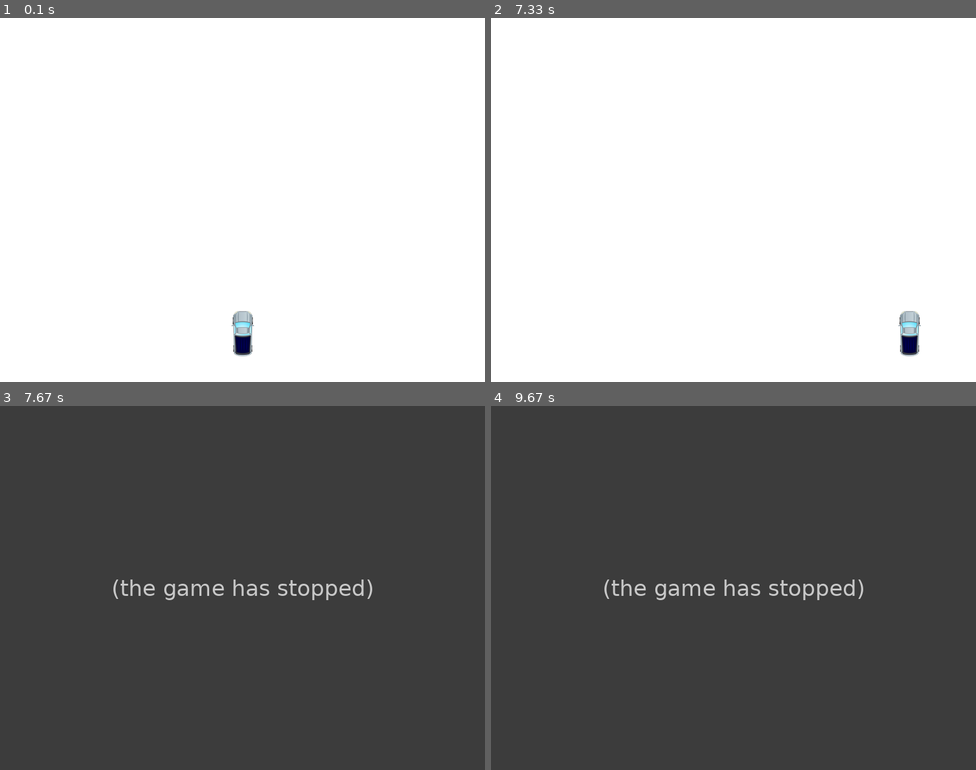
Above: before the commit, frames 1-4 (two rows, left to right).
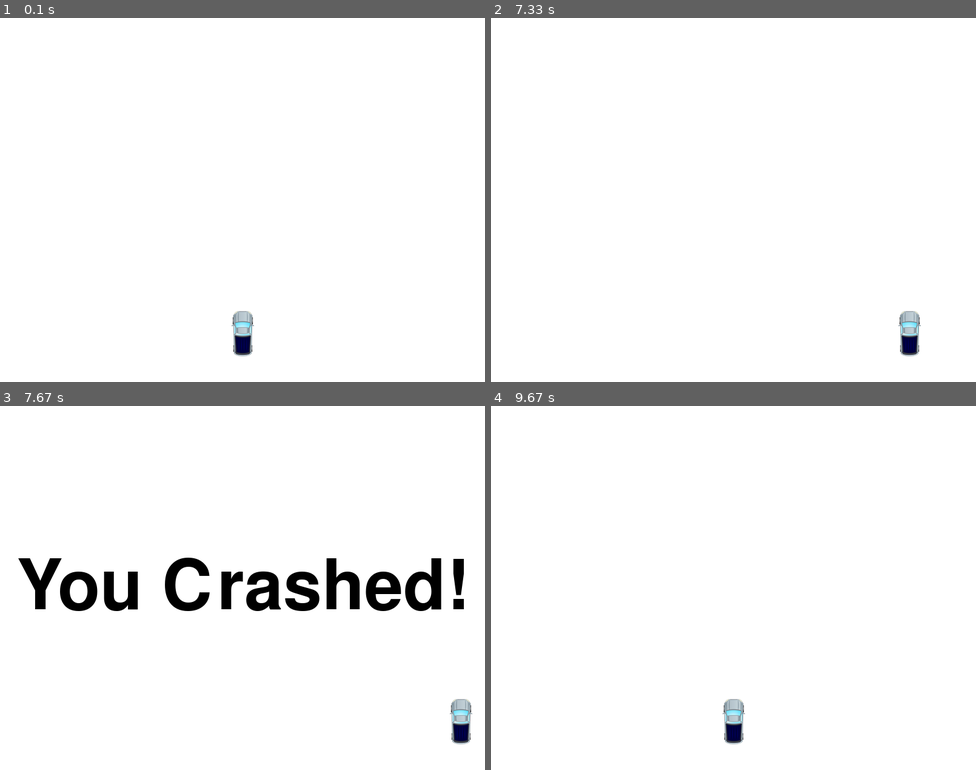
Above: after the commit, the same moments.

Repository: yan-ren/Pygame_playground
Game: pygame game, started from racing_car/racing.py
Same seed, same stepped clock (60 frames per second), same inputs: the game is played once before the commit and once after it.
Inputs:
- Up to frame 1 (0.1 s): no input
- Up to frame 2 (7.33 s): hold Right 0.33-0.8 s; hold Right 0.83-1.3 s; hold Left 1.33-1.87 s; hold Left 1.9-2.3 s; hold Right 2.33-2.97 s; hold Left 3-3.47 s; hold Right 3.5-3.97 s; hold Right 4-4.47 s; hold Left 4.5-5.03 s; hold Left 5.07-5.47 s; hold Right 5.5-6.13 s; hold Left 6.17-6.63 s; hold Right 6.67-7.13 s; hold Right from 7.17 s (still down)
- Up to frame 3 (7.67 s): release Right at 7.63 s
- Up to frame 4 (9.67 s): no input

Frames 1-2 are identical in both runs. In frame 3, 100% of the frame differs, in the area x 0-100%, y 0-100%; in frame 4, 100%.
Before the commit the program exited at 7.58 s; later frames show no game.

Commit message:
Display Text on Screen

Diff:
--- a/racing_car/racing.py
+++ b/racing_car/racing.py
@@ -1,8 +1,10 @@
 import pygame, sys
+import time
 
 # constant
 FPS = 60
 WHITE = (255, 255, 255)
+BLACK = (0, 0, 0)
 # variables
 WINDOW_WIDTH = 800
 WINDOW_HEIGHT = 600
@@ -16,6 +18,23 @@
 
 def place_car(x, y):
     display.blit(car, (x, y))
+
+
+def crash():
+    message_display('You Crashed!')
+
+
+def message_display(msg):
+    text_style = pygame.font.Font('freesansbold.ttf', 115)
+    text_surf = text_style.render(msg, True, BLACK)
+    text_rect = text_surf.get_rect()
+    text_rect.center = (WINDOW_WIDTH / 2, WINDOW_HEIGHT / 2)
+    display.blit(text_surf, text_rect)
+    pygame.display.update()
+    time.sleep(2)
+
+    # start game again
+    game_loop()
 
 
 def game_loop():
@@ -42,7 +61,7 @@
         x += x_change
 
         if x < 0 or x > (WINDOW_WIDTH - car.get_rect().width):
-            game_exit = True
+            crash()
         # print(event)
 
         display.fill(WHITE)
